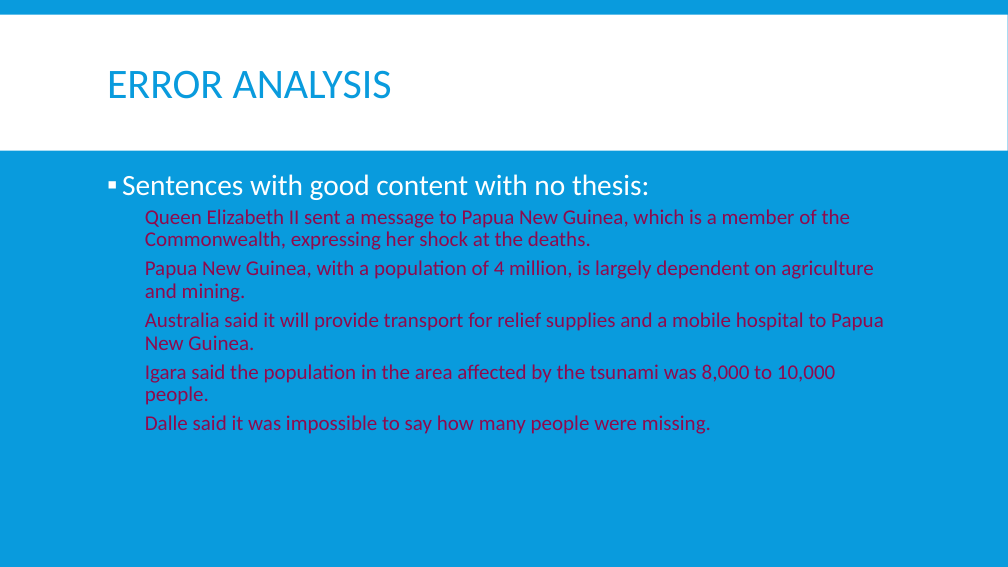
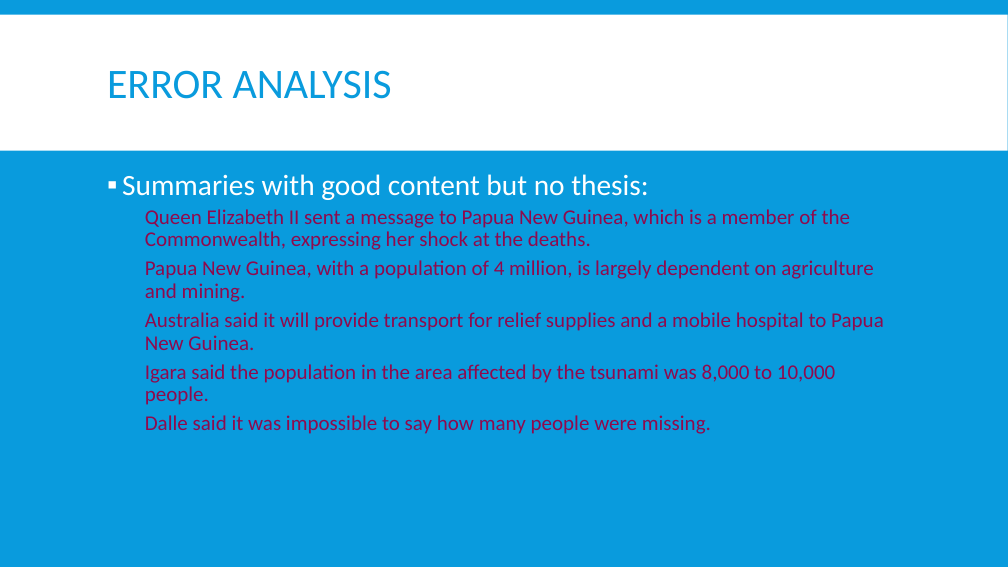
Before and after one commit to Mindful/ling-573, a slide deck: slide 20 of doc/D4_presentation.pptx (slide 13 before the commit). Drawn at 1008x567 pixels with LibreOffice and Linux fonts; fonts in the diff are those of the drawing. Boxes give left, top, right and bottom in pixels: in the first picture for what was removed or moved away, otherwise in the second. Text is boxed around its words. In the diff, an @@ line names an element or a change of style, - is before the commit and + after.

```diff
--- a/doc/D4_presentation.pptx
+++ b/doc/D4_presentation.pptx
@@ text at <box>122,174,648,200</box>: text changed @@
-▪ Sentences with good content with no thesis:
+▪ Summaries with good content but no thesis:
```
Also in this commit, not shown: 12 other slides changed, 9 slides added.
